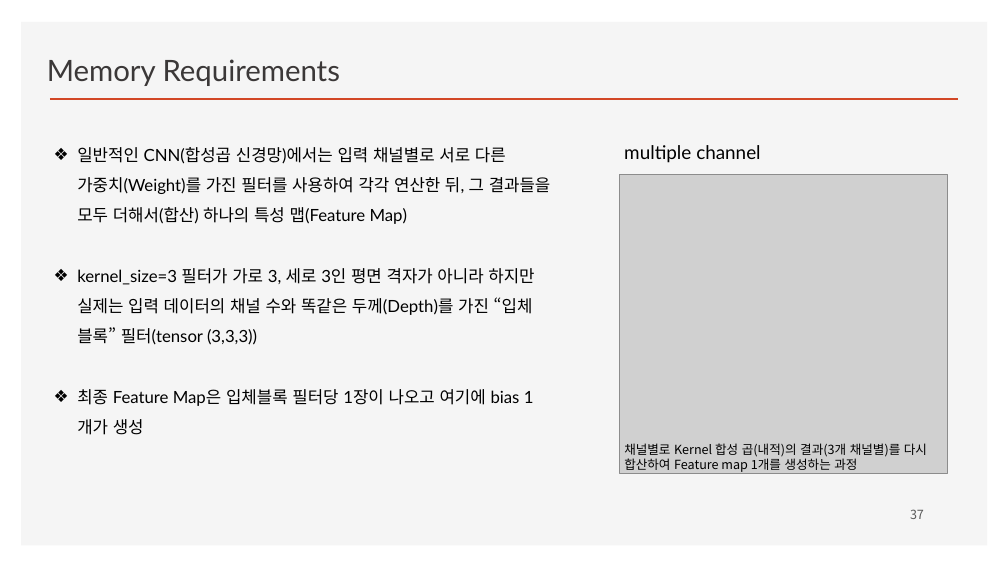
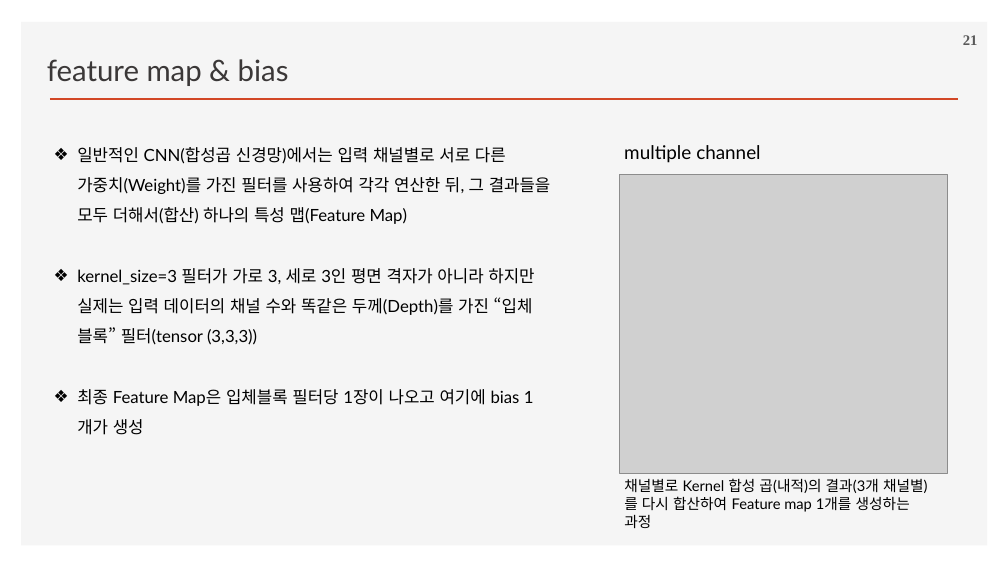
Before and after one commit to ancestor9/2026_Fall_Deep-Learning-with-Python, a slide deck: slide 21 of Chapter 08 Image Classification.pptx (slide 37 before the commit). Drawn at 1008x567 pixels with LibreOffice and Linux fonts; fonts in the diff are those of the drawing; grey boxes stand for pictures; background and template pictures are left out. Boxes give left, top, right and bottom in pixels: in the first picture for what was removed or moved away, otherwise in the second. Text is boxed around its words. In the diff, an @@ line names an element or a change of style, - is before the commit and + after.

```diff
--- a/Chapter 08 Image Classification.pptx
+++ b/Chapter 08 Image Classification.pptx
@@ text at [47, 59, 289, 86]: text changed @@
-Memory Requirements
+feature map & bias
@@ page number added at [963, 35, 978, 45], 14 pt, text #595959, bold @@
+21
@@ text "채널별로 Kernel 합성 곱(내적)의 결과(3개 ...": place and size @@
-text "채널별로 Kernel 합성 곱(내적)의 결과(3개 ..." at [624, 443, 927, 472]
+text "채널별로 Kernel 합성 곱(내적)의 결과(3개 ..." at [624, 478, 928, 528]
@@ text "채널별로 Kernel 합성 곱(내적)의 결과(3개 ..." at [624, 478, 928, 528]: size 12 to 14 pt, font Noto Sans CJK KR to Lato @@
@@ page number removed at [910, 509, 924, 519] @@
-37
```
Also in this commit, not shown: 33 other slides changed, 5 slides added, 4 slides removed.
